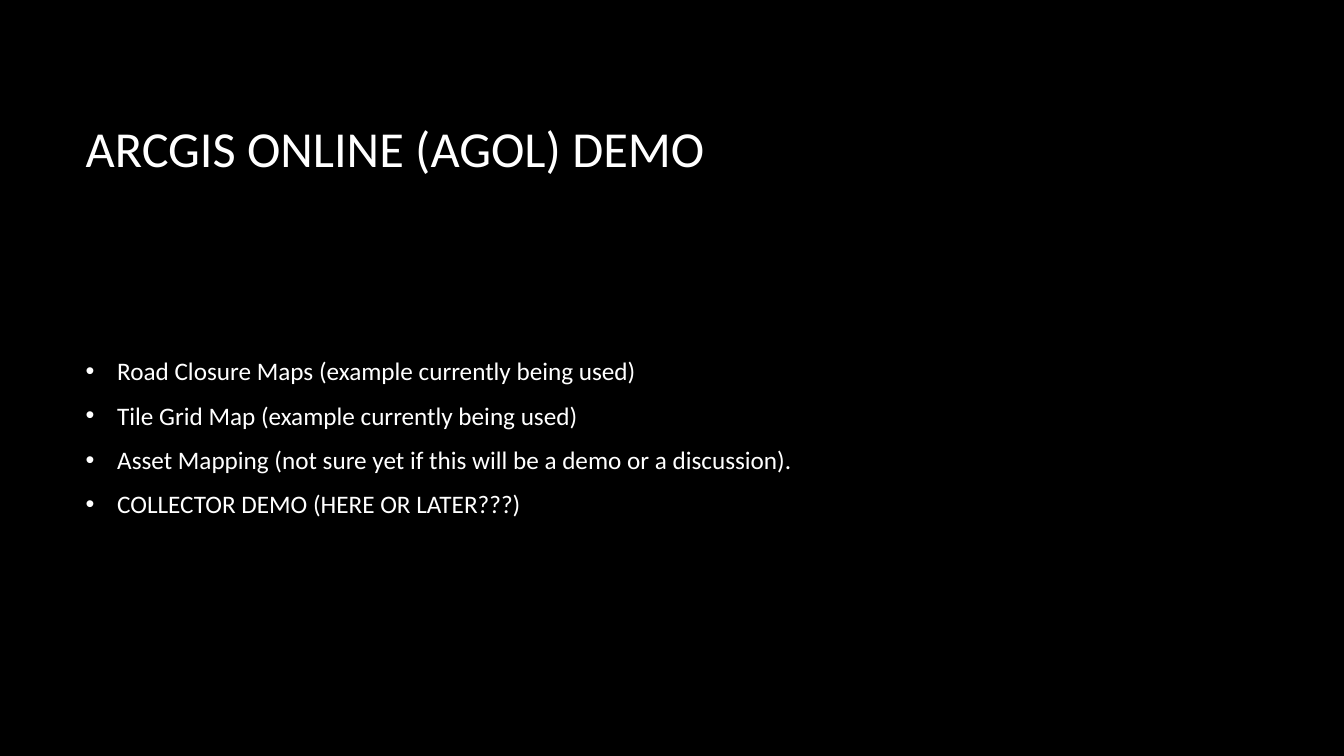
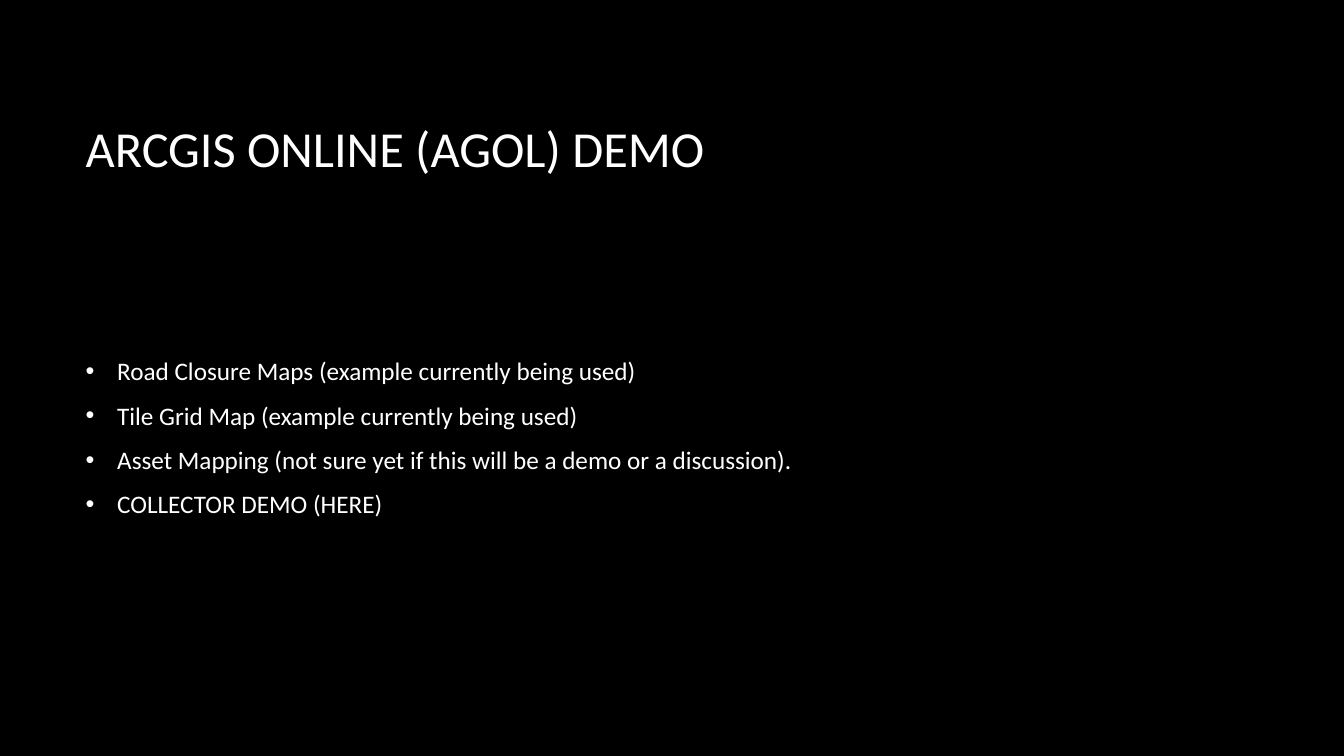
Before and after one commit to jbchurchill/current_presentations, a slide deck: slide 8 of FieldDataCollection.pptx. Drawn at 1344x756 pixels with LibreOffice and Linux fonts; fonts in the diff are those of the drawing; background and template pictures are left out. Boxes give left, top, right and bottom in pixels: in the first picture for what was removed or moved away, otherwise in the second. Text is boxed around its words. In the diff, an @@ line names an element or a change of style, - is before the commit and + after.

Commit message:
minor update to pptx "FieldDataCollection.pptx".

```diff
--- a/FieldDataCollection.pptx
+++ b/FieldDataCollection.pptx
@@ text at <box>117,494,382,517</box>: text changed @@
-• COLLECTOR DEMO (HERE OR LATER???)
+• COLLECTOR DEMO (HERE)
```
